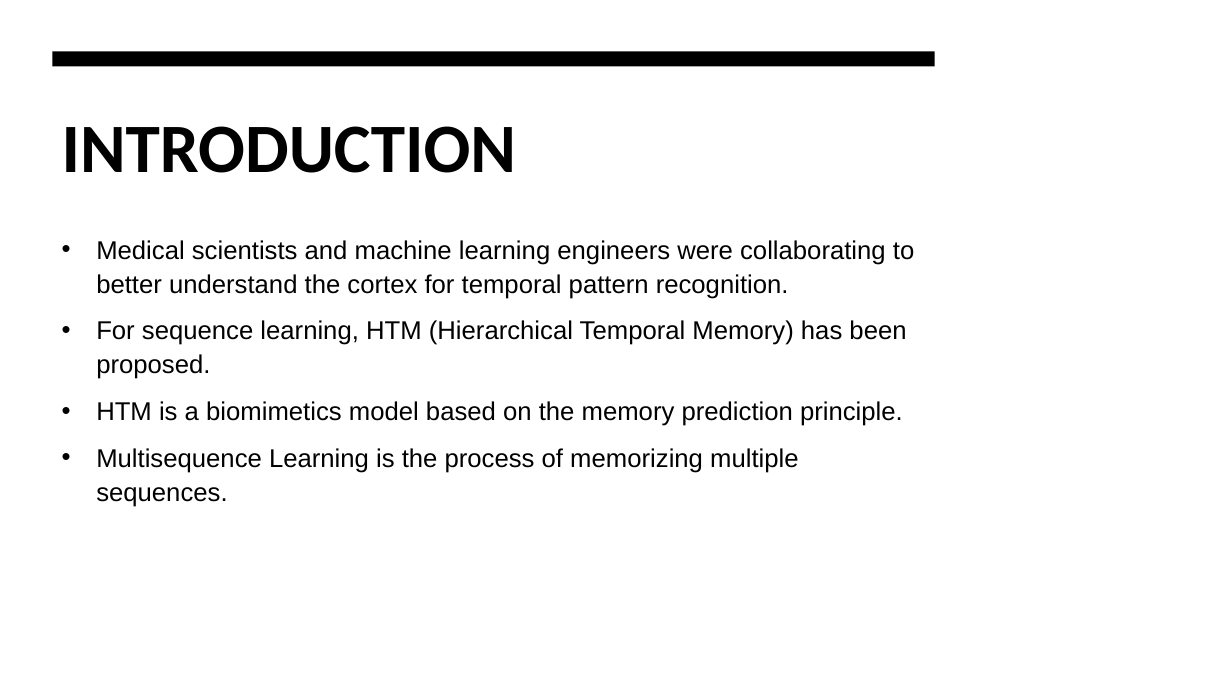
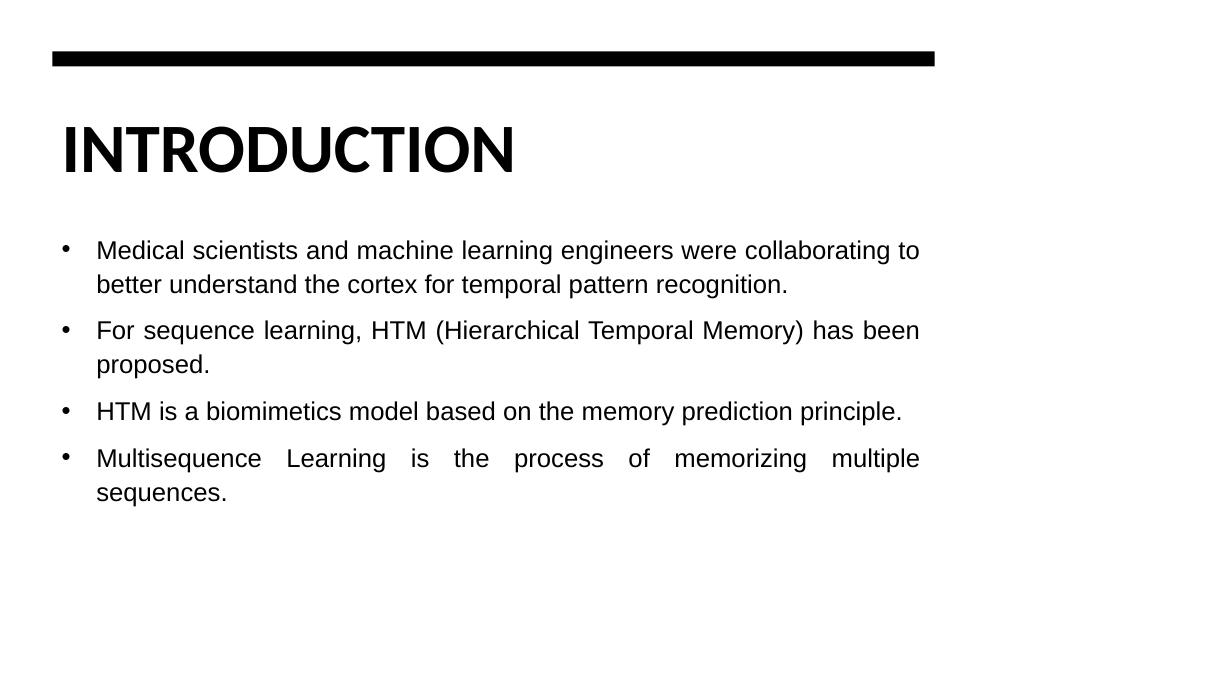
Before and after one commit to faizmohammedkhan7/neocortexapi, a slide deck: slide 4 of source/MySEProject/Documentation/ML-22-23-15 Approve Prediction of Multisequence Learning .pptx. Drawn at 1232x693 pixels with LibreOffice and Linux fonts; fonts in the diff are those of the drawing. Boxes give left, top, right and bottom in pixels: in the first picture for what was removed or moved away, otherwise in the second. Text is boxed around its words. In the diff, an @@ line names an element or a change of style, - is before the commit and + after.

```diff
--- a/source/MySEProject/Documentation/ML-22-23-15 Approve Prediction of Multisequence Learning .pptx
+++ b/source/MySEProject/Documentation/ML-22-23-15 Approve Prediction of Multisequence Learning .pptx
@@ text "Medical scientists and machine learning ..." at <box>96,240,921,507</box>: alignment left to justified @@
```
Also in this commit, not shown: 2 other slides changed, 1 other file.
